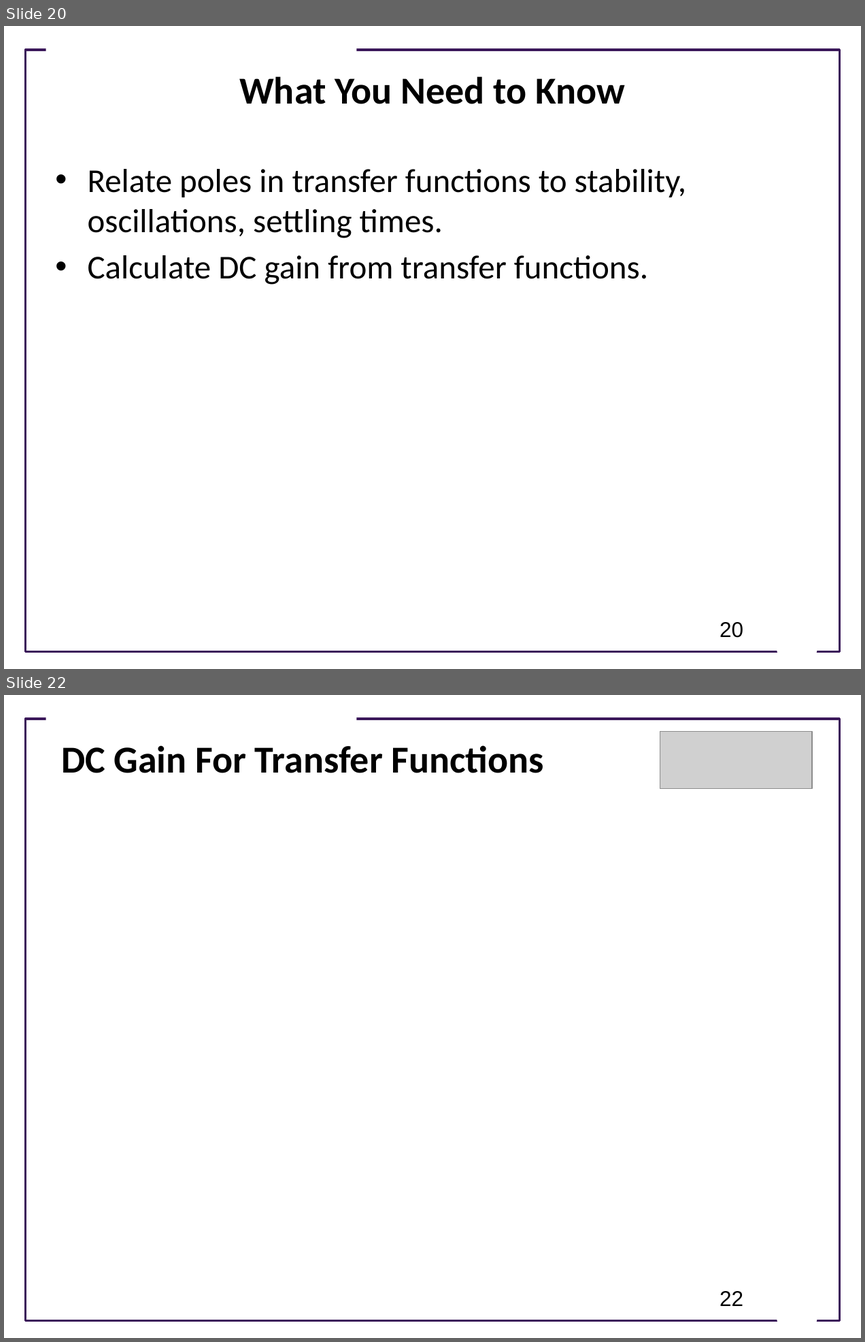
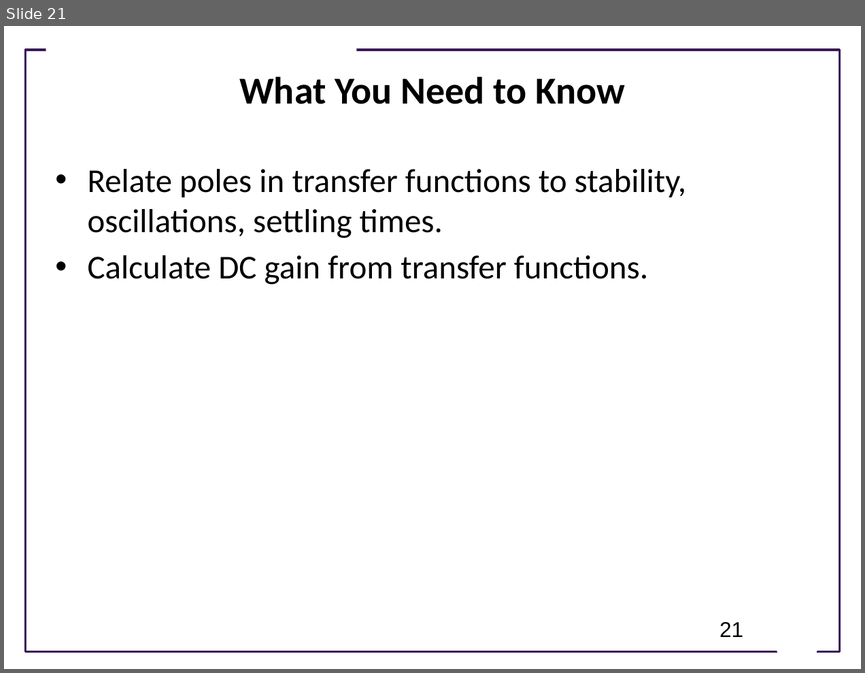
Before and after one commit to joseph-hellerstein/advanced-controls-lectures, a slide deck: short_class_lectures/Lecture_4-LTI_Systems/linear_time_invariant_systems.pptx. Shown one above the other, each under a label of ours: slides 20 and 22 before the commit, slide 21 after it; the slides between them are not shown. The pictures are 865x1342 and 865x673 pixels, drawn with LibreOffice and Linux fonts; fonts in the diff are those of the drawing; grey boxes stand for pictures; background and template pictures are left out. Boxes give left, top, right and bottom in pixels: in the first picture for what was removed or moved away, otherwise in the second. Text is boxed around its words. In the diff, an @@ line names an element or a change of style, - is before the commit and + after.

```diff
--- a/short_class_lectures/Lecture_4-LTI_Systems/linear_time_invariant_systems.pptx
+++ b/short_class_lectures/Lecture_4-LTI_Systems/linear_time_invariant_systems.pptx
@@ slide 22 removed at (4,695,861,1338), background #FFFFFF; not listed: 3 template elements that a slide beside it also shows @@
@@ picture removed at (660,731,811,788) @@
@@ title removed at (61,745,544,773) @@
-DC Gain For Transfer Functions
@@ page number removed at (719,1291,743,1306) @@
-22
@@ what was slide 20 is now slide 21 @@
@@ page number at (719,622,743,637): text changed @@
-20
+21
```
Also in this commit, not shown: 3 slides changed, 1 slide added, 5 other slides removed, 6 other files.
